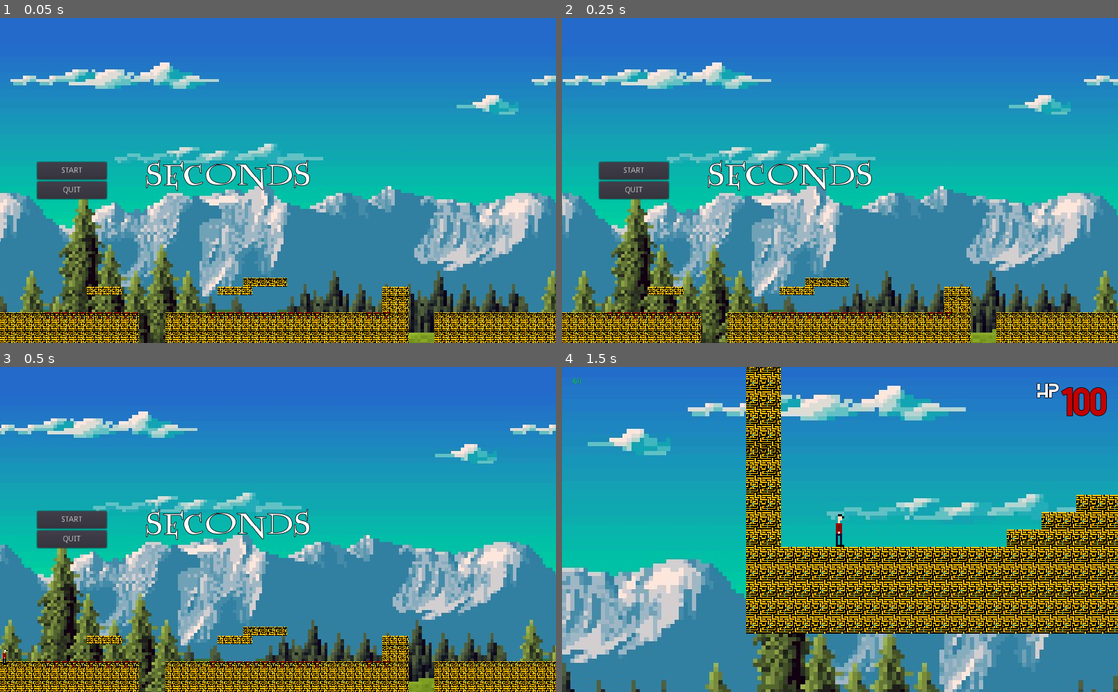
Above: before the commit, frames 1-4 (two rows, left to right).
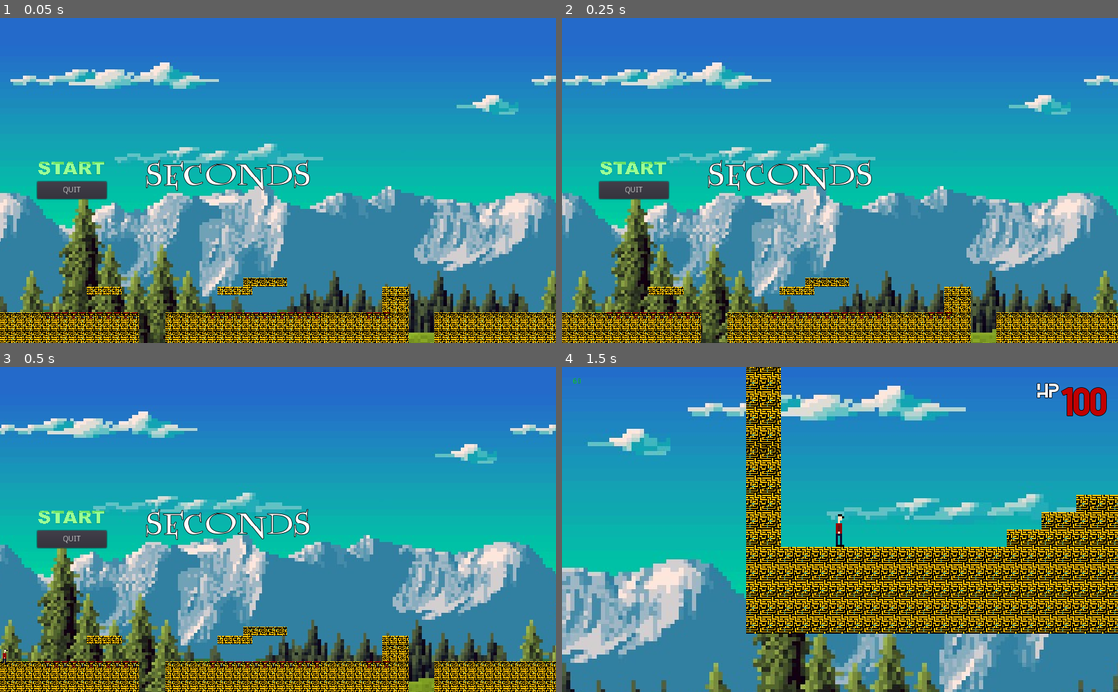
Above: after the commit, the same moments.

Repository: juso40/seconds
Game: Godot game, scene res://scenes/menumap/MainMenu.tscn
Two runs of this game, one before a commit and one after it. Both use one fixed random seed, a clock stepped at 60 frames per second and the inputs below.
Inputs (mouse positions are in pixels of both pictures, inside the frame that each line leads up to):
- Up to frame 1 (0.05 s): no input
- Up to frame 2 (0.25 s): no input
- Up to frame 3 (0.5 s): no input
- Up to frame 4 (1.5 s): click (634, 519) at 0.5 s; hold Right (ui_right) from 1.28 s (still down)

The runs differ from the first frame. In frame 1, 0.8% of the frame differs, in the area x 6-20%, y 44-50%; in frame 2, 0.8%; in frame 3, 0.8%, in the area x 0-20%, y 44-92%; in frame 4, nothing differs.

Commit message:
reworked folder structure

Diff:
--- a/seconds/scenes/menumap/MainMenu.tscn
+++ b/seconds/scenes/menumap/MainMenu.tscn
@@ -7,7 +7,8 @@
 [ext_resource path="res://art/player/player_right1.png" type="Texture" id=5]
 [ext_resource path="res://art/player/player_right2.png" type="Texture" id=6]
 [ext_resource path="res://art/player/player_right3.png" type="Texture" id=7]
-[ext_resource path="res://font/LUMOS.TTF" type="DynamicFontData" id=8]
+[ext_resource path="res://art/ui/start.png" type="Texture" id=8]
+[ext_resource path="res://font/LUMOS.TTF" type="DynamicFontData" id=9]
 
 [sub_resource type="ConvexPolygonShape2D" id=1]
 points = PoolVector2Array( 0, 0, 16, 0, 16, 16, 0, 16 )
@@ -114,6 +115,7 @@
 scale = Vector2( 2, 2 )
 frames = SubResource( 4 )
 animation = "walking"
+frame = 1
 speed_scale = 3.0
 playing = true
 
@@ -141,11 +143,15 @@
 margin_right = 128.0
 margin_bottom = 334.0
 
-[node name="StartButton" type="Button" parent="HBoxContainer/CenterContainer2/VBoxContainer"]
+[node name="StartButton" type="TextureButton" parent="HBoxContainer/CenterContainer2/VBoxContainer"]
 margin_right = 128.0
 margin_bottom = 32.0
 rect_min_size = Vector2( 128, 32 )
-text = "START"
+size_flags_horizontal = 3
+size_flags_vertical = 3
+texture_normal = ExtResource( 8 )
+expand = true
+stretch_mode = 6
 
 [node name="QuitButton" type="Button" parent="HBoxContainer/CenterContainer2/VBoxContainer"]
 margin_top = 36.0
Binary file removed: seconds/art/echte Kunst pls implement/seconds/art/background/sky.png
Binary file removed: seconds/art/echte Kunst pls implement/seconds/art/ground/example.png
Binary file removed: seconds/art/echte Kunst pls implement/seconds/art/ground/grass.png
Binary file removed: seconds/art/echte Kunst pls implement/seconds/art/ground/ground_0.png
Binary file removed: seconds/art/echte Kunst pls implement/seconds/art/ground/ground_1.png
Binary file removed: seconds/art/echte Kunst pls implement/seconds/art/ground/ground_2.png
Binary file removed: seconds/art/echte Kunst pls implement/seconds/art/ground/ground_empty.png
Binary file removed: seconds/art/echte Kunst pls implement/seconds/damage/pixil-frame-0.png
Binary file removed: seconds/art/echte Kunst pls implement/seconds/damage/pixil-frame-1.png
Binary file removed: seconds/art/echte Kunst pls implement/seconds/damage/pixil-frame-10.png
Binary file removed: seconds/art/echte Kunst pls implement/seconds/damage/pixil-frame-11.png
Binary file removed: seconds/art/echte Kunst pls implement/seconds/damage/pixil-frame-12.png
(and 50 more such lines)
